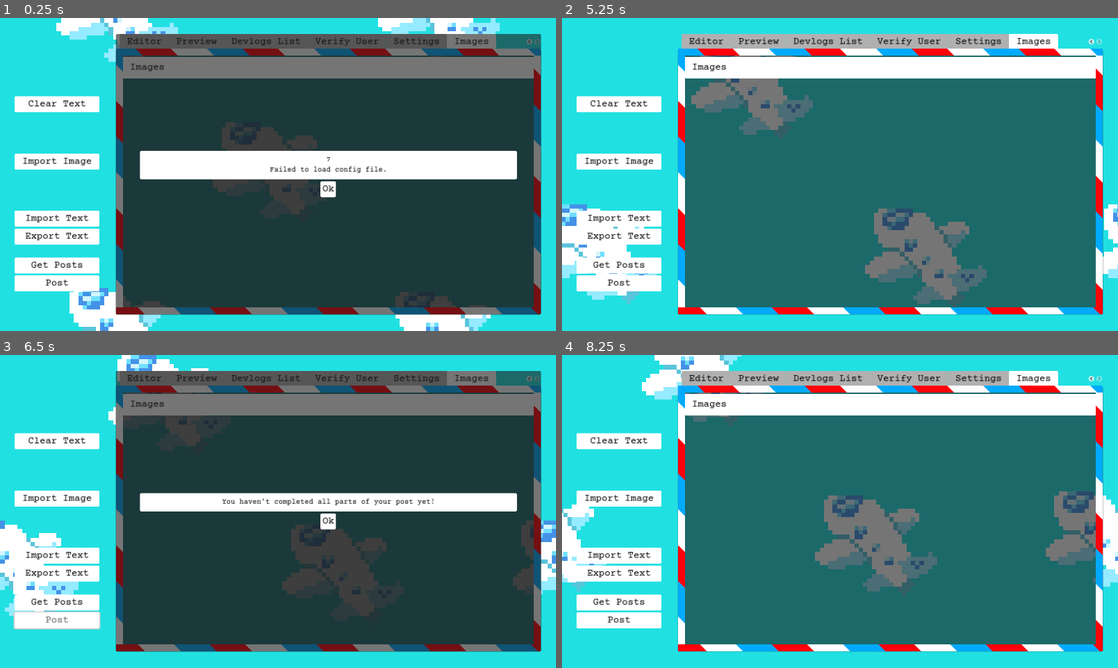
Above: before the commit, frames 1-4 (two rows, left to right).
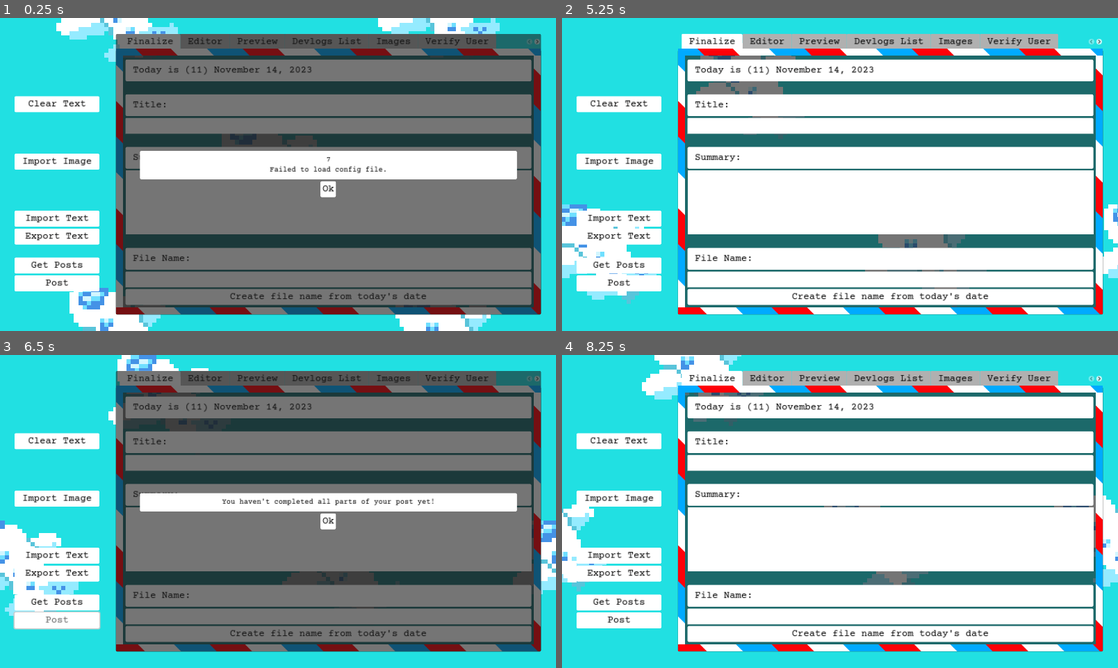
Above: after the commit, the same moments.

Repository: jennyton88/devlogs-maker
Game: Godot game, scene res://scenes/devlogs.tscn
The game is run twice, just before and just after one commit, with the same random seed, the same clock (stepped at 60 frames per second) and the same inputs.
Inputs (mouse positions are in pixels of both pictures, inside the frame that each line leads up to):
- Up to frame 1 (0.25 s): no input
- Up to frame 2 (5.25 s): click "Ok" at 0.5 s; click "Clear Text" at 1.25 s; click "Import Image" at 2 s; click "Import Text" at 2.75 s; click "Export Text" at 3.5 s; click "Get Posts" at 4.25 s; click "Ok" at 5 s
- Up to frame 3 (6.5 s): click "Post" at 5.75 s
- Up to frame 4 (8.25 s): click (890, 633) at 6.5 s, where only the run after the commit has a clickable "Create file name from today's…"; click "Clear Text" at 7.25 s; click "Clear All" at 8 s

The runs differ from the first frame. In frame 1, 38% of the frame differs, in the area x 21-98%, y 5-92%; in frame 2, 45%; in frame 3, 41%; in frame 4, 45%.

Commit message:
move tabs around

Diff:
--- a/scenes/devlogs.tscn
+++ b/scenes/devlogs.tscn
@@ -77,11 +77,10 @@
 
 [node name="Workspace" type="TabContainer" parent="HB/VB/MC"]
 layout_mode = 2
-current_tab = 6
+current_tab = 0
 drag_to_rearrange_enabled = true
 
 [node name="Finalize" parent="HB/VB/MC/Workspace" instance=ExtResource("6_kycab")]
-visible = false
 layout_mode = 2
 metadata/_tab_index = 0
 
@@ -90,23 +89,27 @@
 layout_mode = 2
 
 [node name="Preview" parent="HB/VB/MC/Workspace" instance=ExtResource("8_ah82n")]
+visible = false
 layout_mode = 2
 
 [node name="Devlogs List" parent="HB/VB/MC/Workspace" instance=ExtResource("8_kywa6")]
 visible = false
 layout_mode = 2
 
-[node name="Verify User" parent="HB/VB/MC/Workspace" instance=ExtResource("7_36a3x")]
+[node name="Images" parent="HB/VB/MC/Workspace" instance=ExtResource("12_hsrji")]
 visible = false
 layout_mode = 2
 metadata/_tab_index = 4
 
+[node name="Verify User" parent="HB/VB/MC/Workspace" instance=ExtResource("7_36a3x")]
+visible = false
+layout_mode = 2
+metadata/_tab_index = 5
+
 [node name="Settings" parent="HB/VB/MC/Workspace" instance=ExtResource("7_adelr")]
 visible = false
 layout_mode = 2
-
-[node name="Images" parent="HB/VB/MC/Workspace" instance=ExtResource("12_hsrji")]
-layout_mode = 2
+metadata/_tab_index = 6
 
 [node name="Border" parent="HB/VB/MC" instance=ExtResource("6_hcaqf")]
 layout_mode = 2
